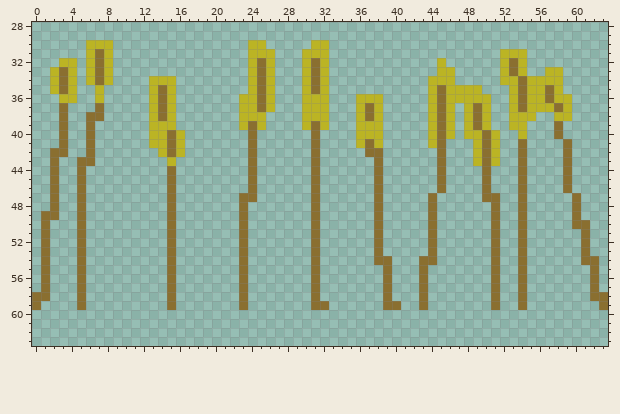
Pixel-art sprite, stored at plants/wheat_tile_mid.png. The first picture shows the starting point.
The file is 64x64 pixels. Shown: x 0..63, y 28..63. The old version is drawn lined up with the new one.
Now the later version:
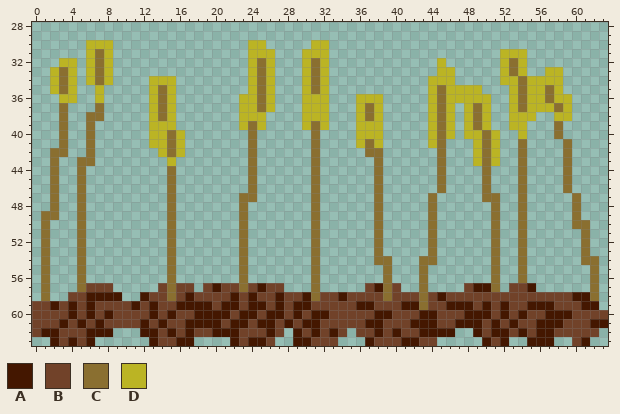
Palette (. is transparent): A #441700  B #714229  C #8a6f30  D #bbb424
Commit message: Add timings for farm scene and gremlins that turn as well as sandy wheat.
Changes in this commit:
whole drawing moved by +0,-4 (the old picture is shown already moved)
y 57: x 6..8 ... -> BBB; x 14 . -> B; x 16..17 .. -> BB; x 19..22 .... -> BABB; x 24..27 .... -> BABB; x 37..38 .. -> BA; x 40 . -> B; x 48..50 ... -> BAA; x 53..55 .C. -> BBA
y 58: x 0 C -> .; x 4..9 .C.... -> BBAAAA; x 12..14 ... -> ABB; x 16..30 .......C....... -> BABBBBABABBABBA; x 32..38 ....... -> BBABBBB; x 40..42 ... -> BBB; x 44..61 .......C..C....... -> BABBBBBBBBBBBBBBAA; x 63 C -> .
y 59: x 0..42 C....C.........C.......C.......CC......CC.. -> BBABABABBBBABABBAAAABAABAABABAABBBBBAABBBAA; x 44..63 .......C..C........C -> BBAAABABABBAAABBBAA.
y 60: x 0..63 ................................................................ -> BBBBABABABBBBABABBAAAABAABAABABAABBBBBAABBBAABBBAAABABABBAAABBBB
y 61: x 0..63 ................................................................ -> BBBABABABBBBABABBAAAABAABAABABAABBBBBAABBBAAABBAAABABABBAAABBBAA
y 62: x 0..8 ......... -> BAABBBAAA; x 12..27 ................ -> AABABABBAAABBBAB; x 29..34 ...... -> ABABAB; x 36..46 ........... -> BBABABBAAAA; x 49..62 .............. -> ABAABABAABBBBB
y 63: x 2..6 ..... -> ABABA; x 13..17 ..... -> ABBAA; x 22..26 ..... -> ABAAB; x 29..33 ..... -> AABBB; x 37..44 ........ -> ABBBAABB; x 50..52 ... -> ABA; x 55..57 ... -> AAA; x 60..61 .. -> BA
Changed places in both pictures, as pixel boxes (x1, y1, x2, y2):
changed: (32, 283, 608, 346)
